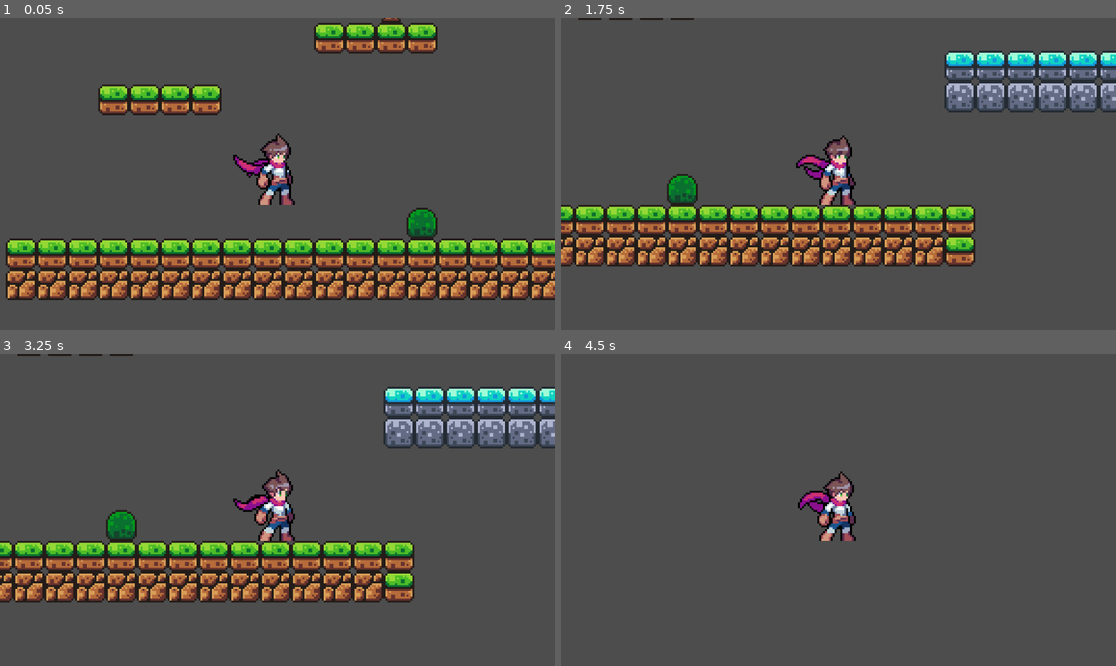
Above: before the commit, frames 1-4 (two rows, left to right).
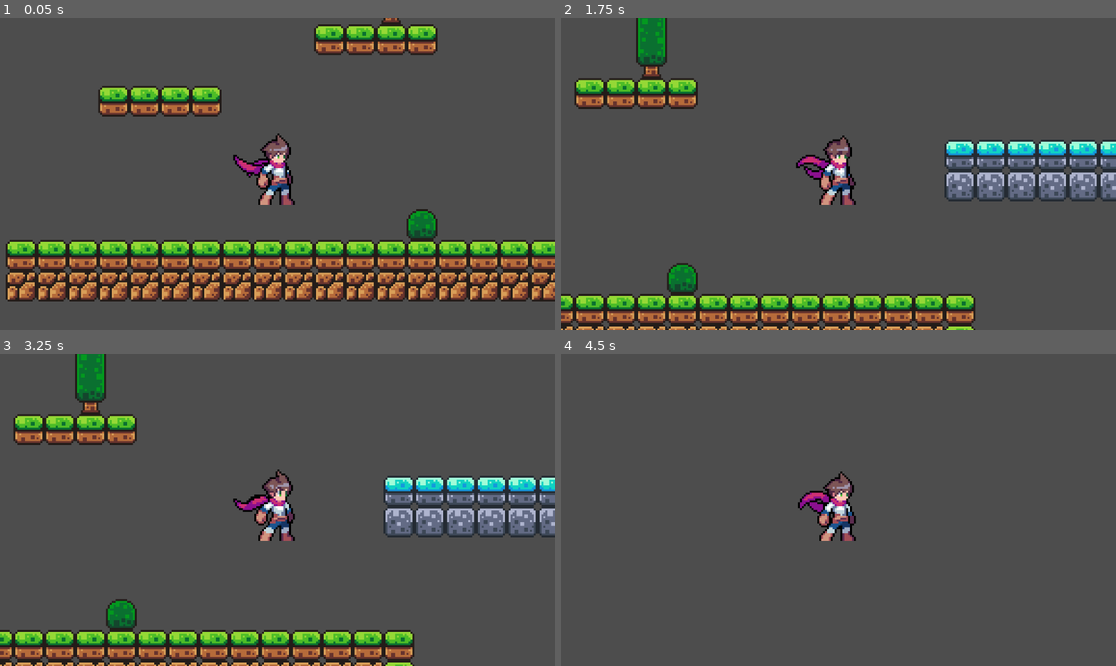
Above: after the commit, the same moments.

Repository: gtiago-skl/project-valyra
Game: Godot game, scene res://scenes/game.tscn
Same seed, same stepped clock (60 frames per second), same inputs: the game is played once before the commit and once after it.
Inputs:
- Up to frame 1 (0.05 s): no input
- Up to frame 2 (1.75 s): tap Enter (ui_accept) at 0.5, 0.6, 1.55 s; hold Right (ui_right) from 0.53 s (still down); tap Space (jump, bound only after the commit) at 0.77, 0.8, 1.07, 1.35, 1.52 s
- Up to frame 3 (3.25 s): tap Space (jump, bound only after the commit) at 1.82, 2.3, 3.02 s; release Right (ui_right) at 2.03 s; hold Left (ui_left) 2.03-2.78 s; tap Enter (ui_accept) at 2.1, 2.85 s; hold Right (ui_right) from 2.78 s (still down)
- Up to frame 4 (4.5 s): tap Space (jump, bound only after the commit) at 3.32, 3.6, 3.77, 4.07 s; release Right (ui_right) at 4.28 s; hold Left (ui_left) from 4.28 s (still down); tap Enter (ui_accept) at 4.35 s

The runs differ from the first frame. In frame 1, 11% of the frame differs, in the area x 1-100%, y 0-91%; in frame 2, 36%, in the area x 0-100%, y 0-100%; in frame 3, 36%; in frame 4, nothing differs.

Commit message:
hold jump now works, but values are skewered, might need to fix

Diff:
--- a/project.godot
+++ b/project.godot
@@ -15,6 +15,14 @@
 config/features=PackedStringArray("4.6", "Forward Plus")
 config/icon="res://icon.svg"
 
+[input]
+
+jump={
+"deadzone": 0.2,
+"events": [Object(InputEventKey,"resource_local_to_scene":false,"resource_name":"","device":-1,"window_id":0,"alt_pressed":false,"shift_pressed":false,"ctrl_pressed":false,"meta_pressed":false,"pressed":false,"keycode":0,"physical_keycode":32,"key_label":0,"unicode":32,"location":0,"echo":false,"script":null)
+]
+}
+
 [physics]
 
 3d/physics_engine="Jolt Physics"
--- a/scripts/player.gd
+++ b/scripts/player.gd
@@ -1,14 +1,14 @@
 extends CharacterBody2D
 
 const SPEED = 130.0
-const JUMP_VELOCITY = -400.0
-const MAX_FALLING_VELOCITY = 800.0
+const JUMP_VELOCITY = -270.0
+const MAX_FALLING_VELOCITY = 1000.0
 
 #States would help for more advanced mechanics such as double jump, etc
 enum JumpState {READY, JUMPING, FALLING}
-var current_jump_state: JumpState
+var current_jump_state: JumpState = JumpState.READY
 var elapsed_jump_time: float = 0.0 #Can use a timer and timeout signal instead
-@export var jump_duration: float = 2.0
+@export var jump_duration: float = 0.15
 
 var gravity = ProjectSettings.get_setting("physics/2d/default_gravity")
 
@@ -22,15 +22,16 @@
 			current_jump_state = JumpState.FALLING
 
 	#Input
-	if Input.is_action_just_pressed("ui_accept"):
+	if Input.is_action_just_pressed("jump"):
 		print("Pressed 'jump'!")
-		if current_jump_state == JumpState.READY and is_on_floor():
-			current_jump_state == JumpState.JUMPING
+		var ready_to_jump : bool = current_jump_state == JumpState.READY and is_on_floor()
+		if ready_to_jump:
+			current_jump_state = JumpState.JUMPING
 			#anim.play("Jump") (if we have the anim for it)
-		if Input.is_action_just_released("ui_accept"):
-			print("Released 'jump'!")
-			if current_jump_state == JumpState.JUMPING:
-				current_jump_state = JumpState.FALLING
+	if Input.is_action_just_released("jump"):
+		print("Released 'jump'!")
+		if current_jump_state == JumpState.JUMPING:
+			current_jump_state = JumpState.FALLING
 	# Reset state
 	if current_jump_state == JumpState.FALLING and is_on_floor():
 		current_jump_state = JumpState.READY
@@ -38,9 +39,6 @@
 
 
 func _physics_process(delta: float) -> void:
-	# Add the gravity.
-	if not is_on_floor():
-		velocity += get_gravity() * delta
 
 	# Handle jump.
 	_handle_jumping_state(delta) # First
@@ -51,8 +49,6 @@
 			velocity.y = min(velocity.y + gravity * delta, MAX_FALLING_VELOCITY)
 		JumpState.JUMPING:
 			velocity.y = JUMP_VELOCITY
-			#or if you want to smooth/ease jump over time
-			velocity.y = JUMP_VELOCITY * ease(elapsed_jump_time/jump_duration, 3.0)
 
 	# Get the input direction and handle the movement/deceleration.
 	# As good practice, you should replace UI actions with custom gameplay actions.
